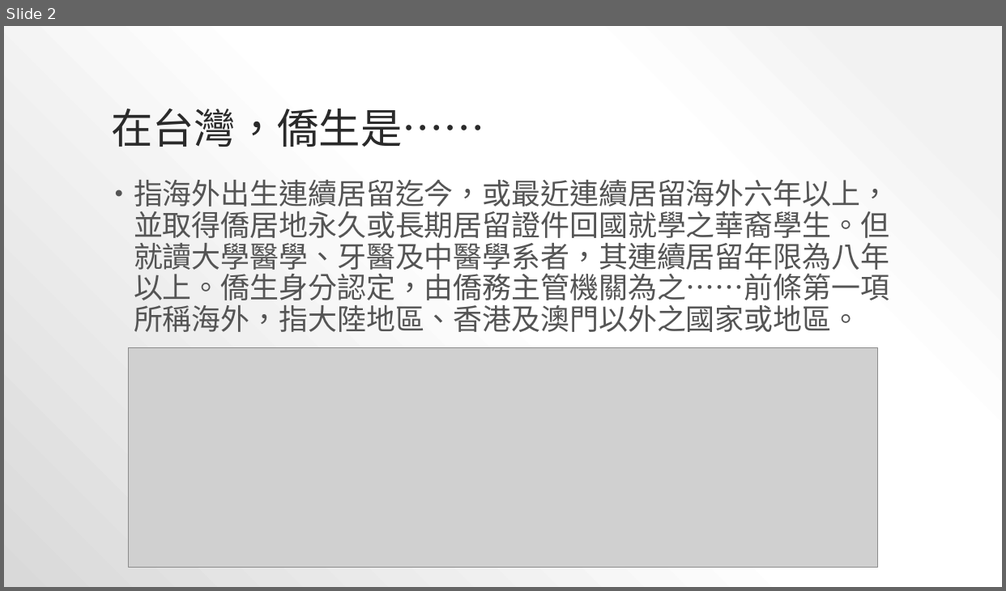
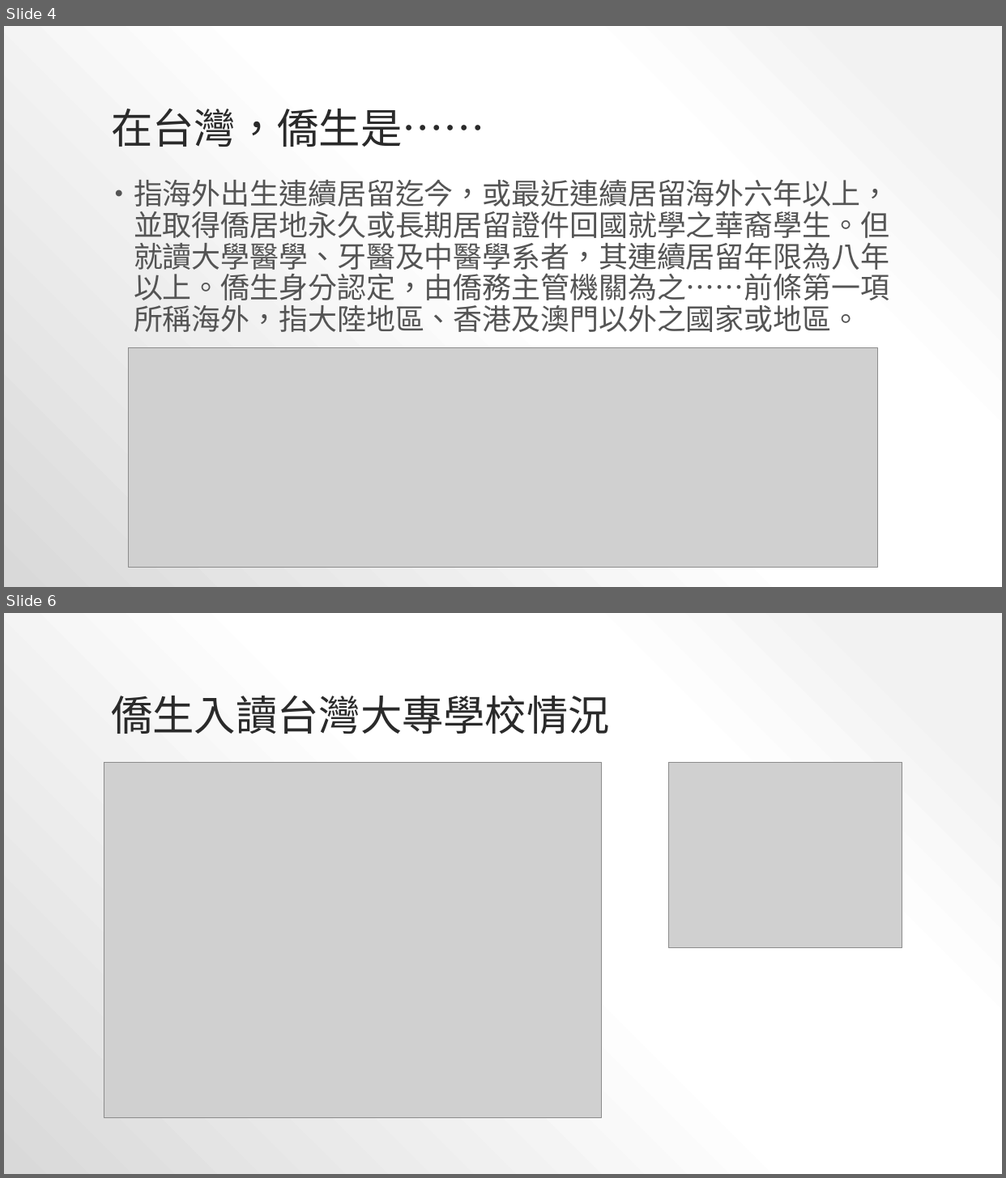
Before and after one commit to YeungSaoIan/CGUIM_BigData_FinalReport-B0344122, a slide deck: FinalReportPPT.pptx. Shown one above the other, each under a label of ours: slide 2 before the commit, slides 4 and 6 after it; the slides between them are not shown. The pictures are 1006x591 and 1006x1178 pixels, drawn with LibreOffice and Linux fonts; fonts in the diff are those of the drawing; grey boxes stand for pictures. Boxes give left, top, right and bottom in pixels: in the first picture for what was removed or moved away, otherwise in the second. Text is boxed around its words. In the diff, an @@ line names an element or a change of style, - is before the commit and + after.

```diff
--- a/FinalReportPPT.pptx
+++ b/FinalReportPPT.pptx
@@ slide 6 added at <box>4,613,1002,1174</box>, background gradient #F2F2F2 to #FFFFFF to #D9D9D9 @@
@@ title added at <box>111,695,610,735</box>, 40 pt, text #2A2A2A @@
+僑生入讀台灣大專學校情況
@@ picture added at <box>104,763,602,1118</box> @@
@@ picture added at <box>668,763,902,948</box> @@
@@ what was slide 2 is now slide 4 @@
```
Also in this commit, not shown: 12 other slides added, 8 slides removed, 21 other files.
